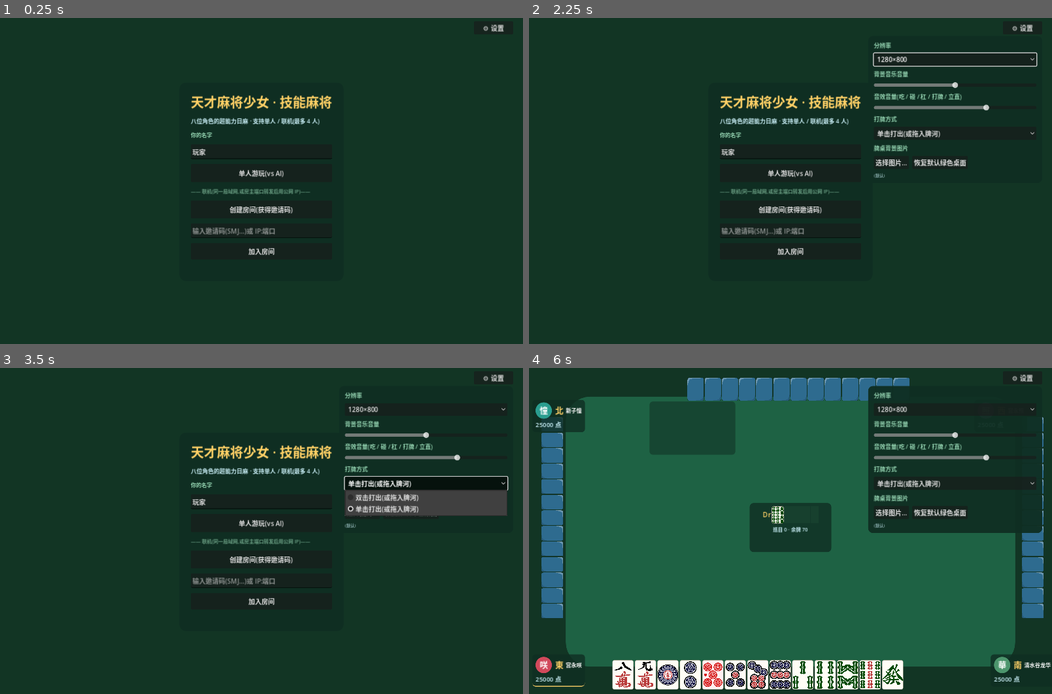
Above: before the commit, frames 1-4 (two rows, left to right).
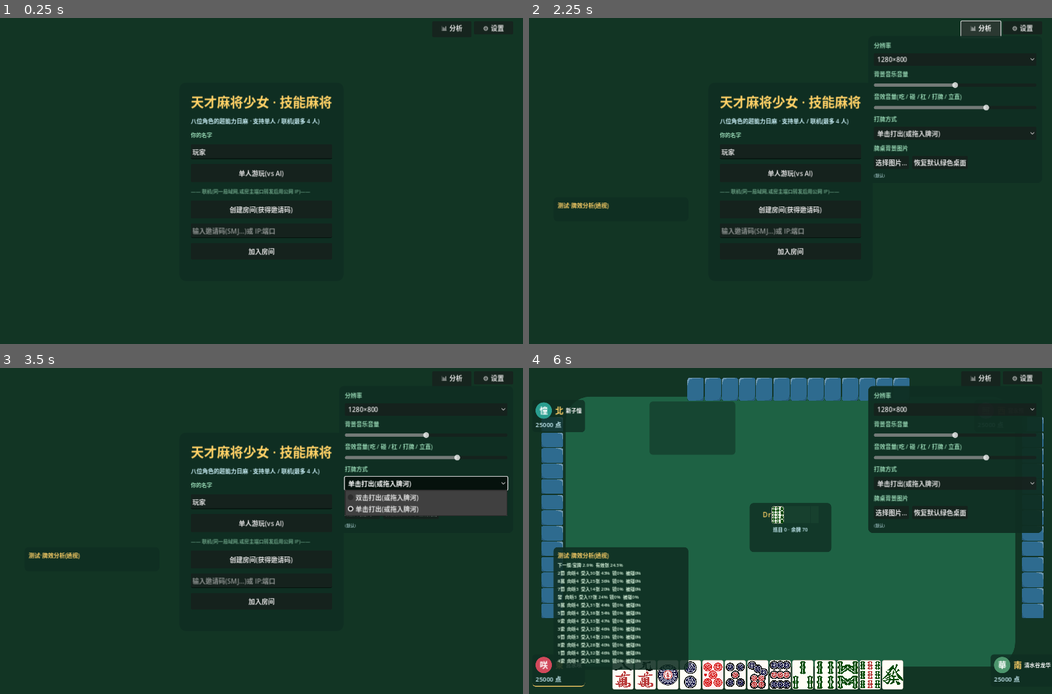
Above: after the commit, the same moments.

Repository: yfh349958021/saki-mahjong-godot
Game: Godot game, scene res://scenes/main.tscn
The game is run twice, just before and just after one commit, with the same random seed, the same clock (stepped at 60 frames per second) and the same inputs.
Inputs (mouse positions are in pixels of both pictures, inside the frame that each line leads up to):
- Up to frame 1 (0.25 s): no input
- Up to frame 2 (2.25 s): click "⚙ 设置" at 0.5 s; click "1280×800" at 1.25 s; click (978, 27) at 2 s, where only the run after the commit has a clickable "📊 分析"
- Up to frame 3 (3.5 s): click "单击打出(或拖入牌河)" at 2.75 s
- Up to frame 4 (6 s): click "选择图片…" at 3.5 s; click "恢复默认绿色桌面" at 4.25 s; click "单人游玩(vs AI)" at 5 s; click (696, 478) at 5.77 s

The runs differ from the first frame. In frame 1, less than 0.1% of the frame differs, in the area x 84-89%, y 2-5%; in frame 2, 0.5%; in frame 3, 0.2%; in frame 4, 9.1%, in the area x 4-89%, y 2-93%.

Commit message:
新增测试模式·牌效分析面板(透视)
- 右上角「📊 分析」开关;打开后左侧实时显示:
  下一摸进宝牌概率、进有效张概率(按牌山剩余枚数加权)
- 手中每张牌打出后:向听数、受入枚数与概率、
  放铳概率(透视各家真实听牌)、被碰概率(透视各家手中对子)
- 联机模式自动禁用(避免不公平透视);wall 新增 remaining_count()

Diff:
--- a/logic/wall.gd
+++ b/logic/wall.gd
@@ -191,6 +191,15 @@
 		ura_indicators.append(MTile.kind_of(dead_wall[idx - 1]))
 
 
+## 某种牌在牌山中剩余的实体张数(牌效分析用)。
+func remaining_count(kind: int) -> int:
+	var n := 0
+	for id in ids:
+		if MTile.kind_of(id) == kind:
+			n += 1
+	return n
+
+
 ## 宝牌实体 kind 列表(指示牌的下一张);联机副本模式下由主机快照直接下发。
 func dora_kinds() -> Array[int]:
 	if forced_dora.size() > 0:
--- a/main.gd
+++ b/main.gd
@@ -61,6 +61,9 @@
 var _drag_control: Control        # 拖动中的牌控件(保持在手牌容器内跟手)
 var _skill_popup: PanelContainer
 var _settings_layer: CanvasLayer
+var _analyze_panel: PanelContainer
+var _analyze_label: Label
+var _analyze_on := false
 var _settings_panel: PanelContainer
 var _table_bg: TextureRect
 var _bgm_player: AudioStreamPlayer
@@ -485,6 +488,9 @@
 		# 演示:点选浮起第一张手牌
 		if table and table.phase == "await_discard" and table.current_seat == 0:
 			_selected_hand_idx = 0
+	if _tick == 34:
+		if not _analyze_on:
+			_toggle_analyze()
 	if _tick == 70:
 		# 演示:让对家立直,验证牌河横置宣言牌与立直棒
 		var rp := table.players[2]
@@ -540,6 +546,8 @@
 		_show_result()
 	if net != null and net.is_host() and net.in_game:
 		net.broadcast_snapshot_builder(table)
+	if _analyze_on:
+		_refresh_analysis()
 
 
 var _badge_refs := {}
@@ -1128,6 +1136,28 @@
 	gear.pressed.connect(func(): _settings_panel.visible = not _settings_panel.visible)
 	_settings_layer.add_child(gear)
 
+	var ana := Button.new()
+	ana.text = "📊 分析"
+	ana.position = Vector2(1058, 8)
+	ana.size = Vector2(96, 30)
+	ana.pressed.connect(func(): _toggle_analyze())
+	_settings_layer.add_child(ana)
+
+	_analyze_panel = PanelContainer.new()
+	_analyze_panel.add_theme_stylebox_override("panel", _panel_style(Color("0f2e22e0"), 10, 10))
+	_analyze_panel.position = Vector2(60, 438)
+	_analyze_panel.custom_minimum_size = Vector2(330, 0)
+	_analyze_panel.visible = false
+	_settings_layer.add_child(_analyze_panel)
+	var abox := VBoxContainer.new()
+	abox.add_theme_constant_override("separation", 4)
+	_analyze_panel.add_child(abox)
+	var atitle := _make_label("测试·牌效分析(透视)", 14, Color("ffd166"))
+	abox.add_child(atitle)
+	_analyze_label = _make_label("", 11, Color("d8f3dc"))
+	_analyze_label.custom_minimum_size = Vector2(310, 0)
+	abox.add_child(_analyze_label)
+
 	_settings_panel = PanelContainer.new()
 	_settings_panel.add_theme_stylebox_override("panel", _panel_style(Color("0f2e22f2"), 12, 14))
 	_settings_panel.position = Vector2(830, 44)
@@ -1224,6 +1254,77 @@
 	var path_l := _settings_panel.get_node("VBoxContainer/BgPath") as Label
 	if path_l:
 		path_l.text = path
+
+
+func _toggle_analyze() -> void:
+	_analyze_on = not _analyze_on
+	_analyze_panel.visible = _analyze_on
+	if _analyze_on:
+		_refresh_analysis()
+
+
+## 测试模式·牌效分析:下一摸宝牌/有效张概率,以及手中每张牌打出后的
+## 受入概率、放铳概率(透视各家真实听牌)、被碰概率(透视各家对子)。
+func _refresh_analysis() -> void:
+	if not _analyze_on or table == null or table.phase == "idle":
+		return
+	if net != null and net.is_online():
+		_analyze_label.text = "联机模式下不提供透视分析"
+		return
+	var me := table.players[0]
+	var melds := me.melds.size()
+	var counts := me.concealed_counts()
+	var wall_left := maxi(1, table.wall.tiles_left())
+	var dora_left := 0
+	for kind in table.wall.dora_kinds():
+		dora_left += table.wall.remaining_count(kind)
+	var base := MShanten.for_counts(counts, melds)
+	var adv := 0
+	var adv_walls := 0
+	for kind in MTile.KIND_COUNT:
+		if counts[kind] >= 4:
+			continue
+		counts[kind] += 1
+		if MShanten.for_counts(counts, melds) < base:
+			adv += 1
+			adv_walls += table.wall.remaining_count(kind)
+		counts[kind] -= 1
+	var lines: Array[String] = []
+	lines.append("下一摸:宝牌 %.1f%%  有效张 %.1f%%" % [
+		100.0 * dora_left / wall_left, 100.0 * adv_walls / wall_left])
+	var seen := {}
+	for i in me.hand.size():
+		var kind := MTile.kind_of(me.hand[i])
+		if seen.has(kind):
+			continue
+		seen[kind] = true
+		counts[kind] -= 1
+		var sh := MShanten.for_counts(counts, melds)
+		var acc_w := 0
+		for kind2 in MTile.KIND_COUNT:
+			if counts[kind2] >= 4:
+				continue
+			counts[kind2] += 1
+			if MShanten.for_counts(counts, melds) < sh:
+				acc_w += table.wall.remaining_count(kind2)
+			counts[kind2] -= 1
+		var danger := 0
+		var pon := 0
+		for p in table.players:
+			if p.seat == 0:
+				continue
+			var oc := p.concealed_counts()
+			if oc[kind] >= 2:
+				pon += 1
+			oc[kind] += 1
+			if MYaku.can_win(oc, p.melds.size()):
+				danger += 1
+			oc[kind] -= 1
+		lines.append("%s  向听%d  受入%d张 %.0f%%  铳%.0f%%  被碰%.0f%%" % [
+			MTile.label(kind), sh, acc_w, 100.0 * acc_w / wall_left,
+			100.0 * danger / 3.0, 100.0 * pon / 3.0])
+		counts[kind] += 1
+	_analyze_label.text = "\n".join(lines)
 
 
 ## 技能说明弹窗:点头像显示,再点头像或点弹窗隐藏。
